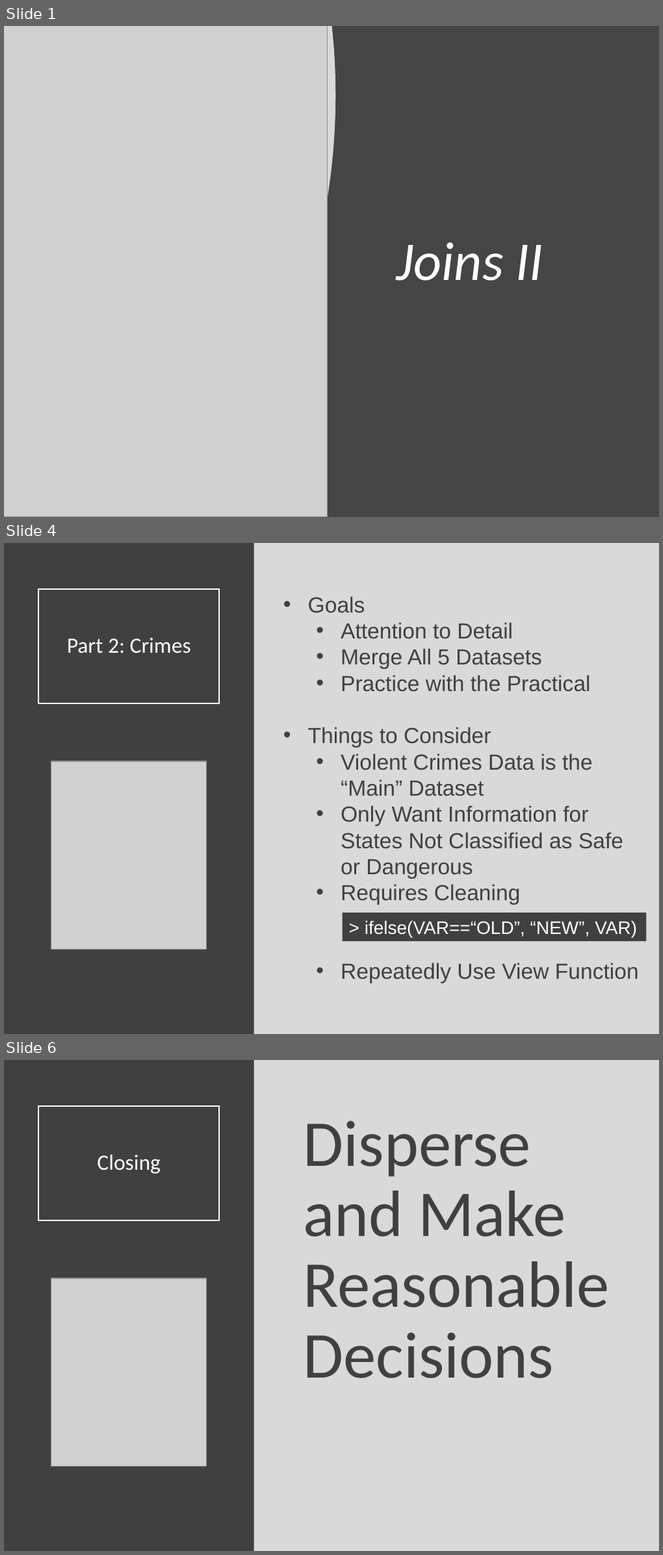
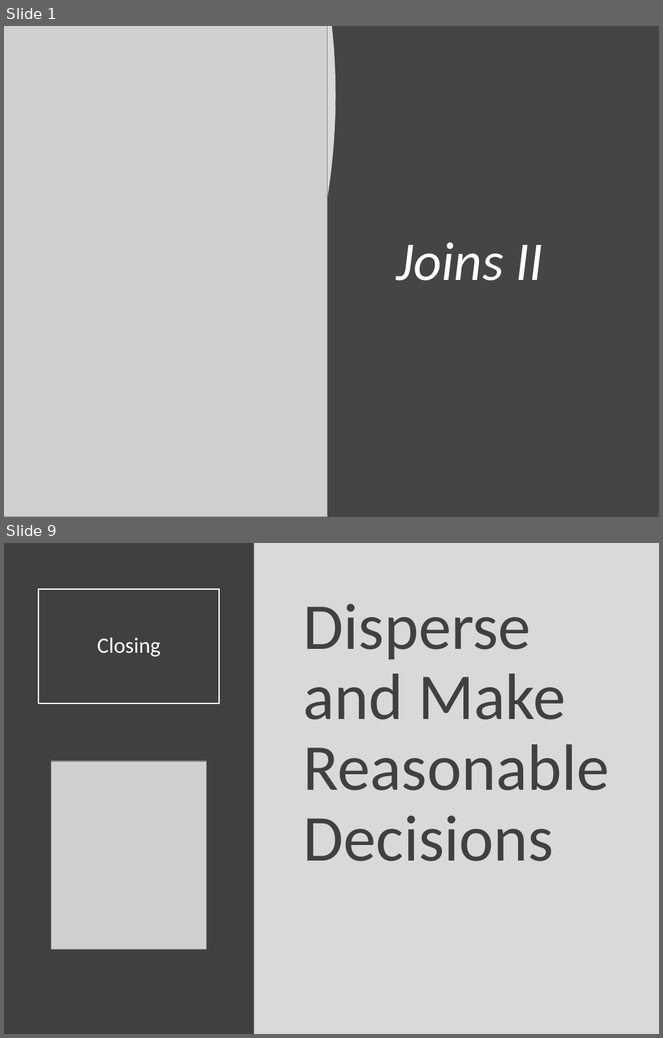
Before and after one commit to SuperMarioGiacomazzo/STOR320_WEBSITE, a slide deck: Lecture/Joins 2/Joins_2_Lecture.pptx. Shown one above the other, each under a label of ours: slides 1, 4 and 6 before the commit, slides 1 and 9 after it; the slides between them are not shown. The pictures are 663x1555 and 663x1038 pixels, drawn with LibreOffice and Linux fonts; fonts in the diff are those of the drawing; grey boxes stand for pictures. Boxes give left, top, right and bottom in pixels: in the first picture for what was removed or moved away, otherwise in the second. Text is boxed around its words. In the diff, an @@ line names an element or a change of style, - is before the commit and + after.

```diff
--- a/Lecture/Joins 2/Joins_2_Lecture.pptx
+++ b/Lecture/Joins 2/Joins_2_Lecture.pptx
@@ slide 4 removed at (4,543,659,1034), background #D9D9D9 @@
@@ rectangle removed at (4,543,254,1034) @@
@@ title removed at (38,589,220,704) @@
-Part 2: Crimes
@@ text removed at (308,596,639,984) @@
-• Goals
-  • Attention to Detail
-  • Merge All 5 Datasets
-  • Practice with the Practical
-• Things to Consider
-  • Violent Crimes Data is the “Main” Dataset
-  • Only Want Information for States Not Classified as Safe or Dangerous
-  • Requires Cleaning
-  • Repeatedly Use View Function
@@ picture removed at (51,761,206,949) @@
@@ rectangle removed at (343,913,647,942) @@
-> ifelse(VAR==“OLD”, “NEW”, VAR)
@@ what was slide 6 is now slide 9 @@
```
Also in this commit, not shown: 1 slide changed, 6 slides added, 2 other slides removed, 3 other files.
